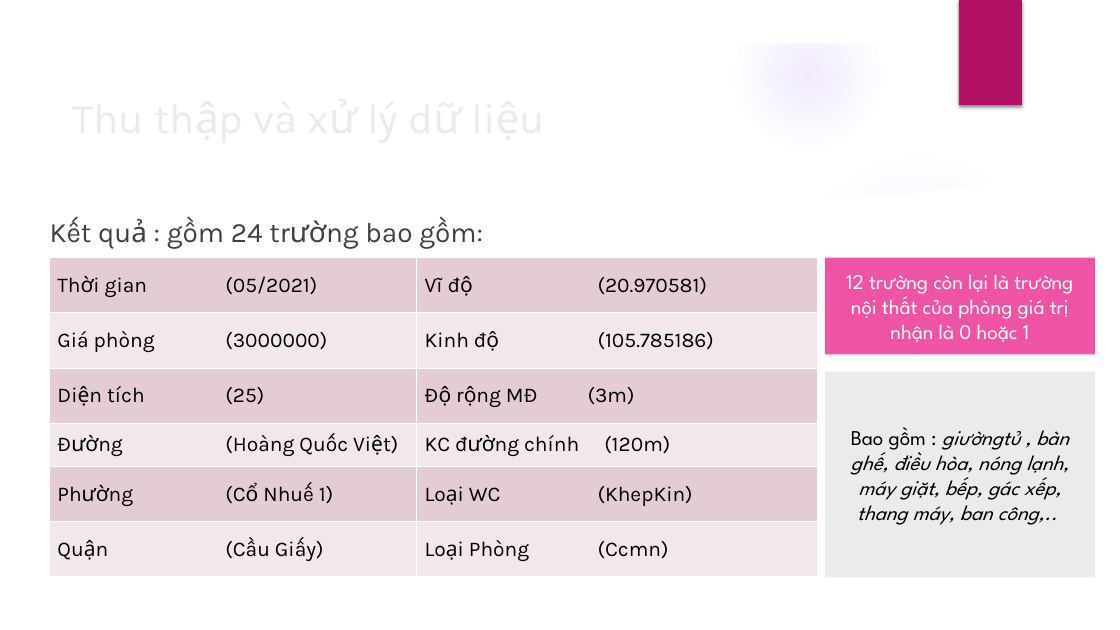
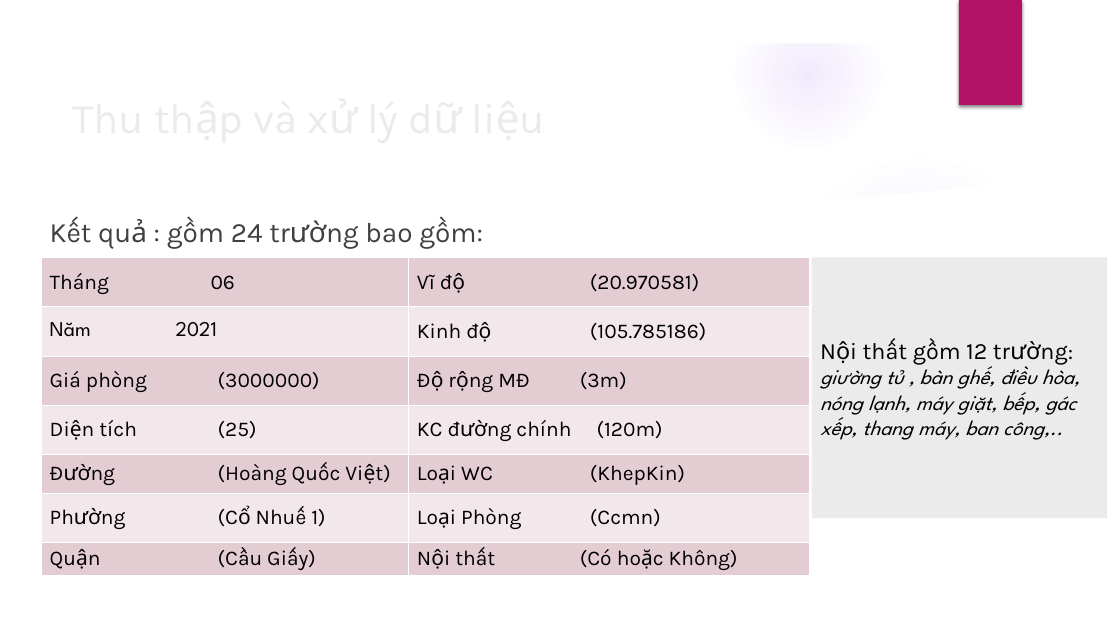
Before and after one commit to DesertFoxee/ai_room_price_prediction, a slide deck: slide 13 of Slide.pptx. Drawn at 1120x630 pixels with LibreOffice and Linux fonts; fonts in the diff are those of the drawing; background and template pictures are left out. Boxes give left, top, right and bottom in pixels: in the first picture for what was removed or moved away, otherwise in the second. Text is boxed around its words. In the diff, an @@ line names an element or a change of style, - is before the commit and + after.

Commit message:
slide

```diff
--- a/Slide.pptx
+++ b/Slide.pptx
@@ table at [41, 258, 810, 576] @@
-row 1: Thời gian (05/2021) | Vĩ độ (20.970581)
-row 2: Giá phòng (3000000) | Kinh độ (105.785186)
-row 3: Diện tích (25) | Độ rộng MĐ (3m)
-row 4: Đường (Hoàng Quốc Việt) | KC đường chính (120m)
-row 5: Phường (Cổ Nhuế 1) | Loại WC (KhepKin)
-row 6: Quận (Cầu Giấy) | Loại Phòng (Ccmn)
+row 1: Tháng 06 | Vĩ độ (20.970581)
+row 2: Năm 2021 | Kinh độ (105.785186)
+row 3: Giá phòng (3000000) | Độ rộng MĐ (3m)
+row 4: Diện tích (25) | KC đường chính (120m)
+row 5: Đường (Hoàng Quốc Việt) | Loại WC (KhepKin)
+row 6: Phường (Cổ Nhuế 1) | Loại Phòng (Ccmn)
+row 7: Quận (Cầu Giấy) | Nội thất (Có hoặc Không)
@@ table: place and size @@
-table at [49, 258, 818, 577]
+table at [41, 258, 810, 576]
@@ rectangle "Nội thất gồm 12 trường: ...": place and size @@
-rectangle "Nội thất gồm 12 trường: ..." at [825, 372, 1095, 578]
+rectangle "Nội thất gồm 12 trường: ..." at [812, 257, 1107, 518]
@@ rectangle removed at [825, 258, 1095, 355] @@
-12 trường còn lại là trường nội thất của phòng giá trị nhận là 0 hoặc 1
@@ text in rectangle at [820, 344, 1080, 440]: text changed @@
-Bao gồm : giườngtủ , bàn ghế, điều hòa, nóng lạnh, máy giặt, bếp, gác xếp, thang máy, ban công,..
+Nội thất gồm 12 trường: giường tủ , bàn ghế, điều hòa, nóng lạnh, máy giặt, bếp, gác xếp, thang máy, ban công,..
```
Also in this commit, not shown: 13 other slides changed, 3 other files.
